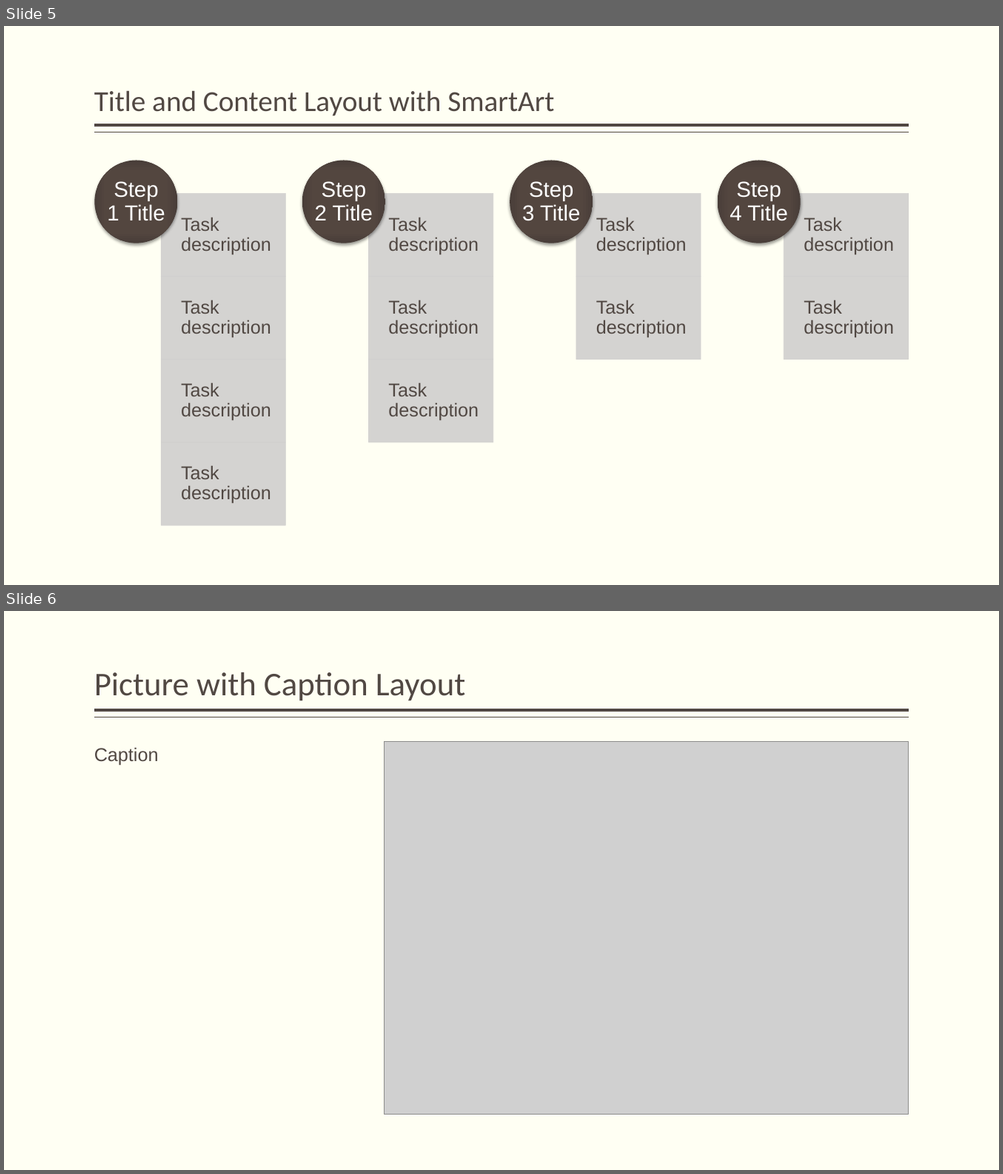
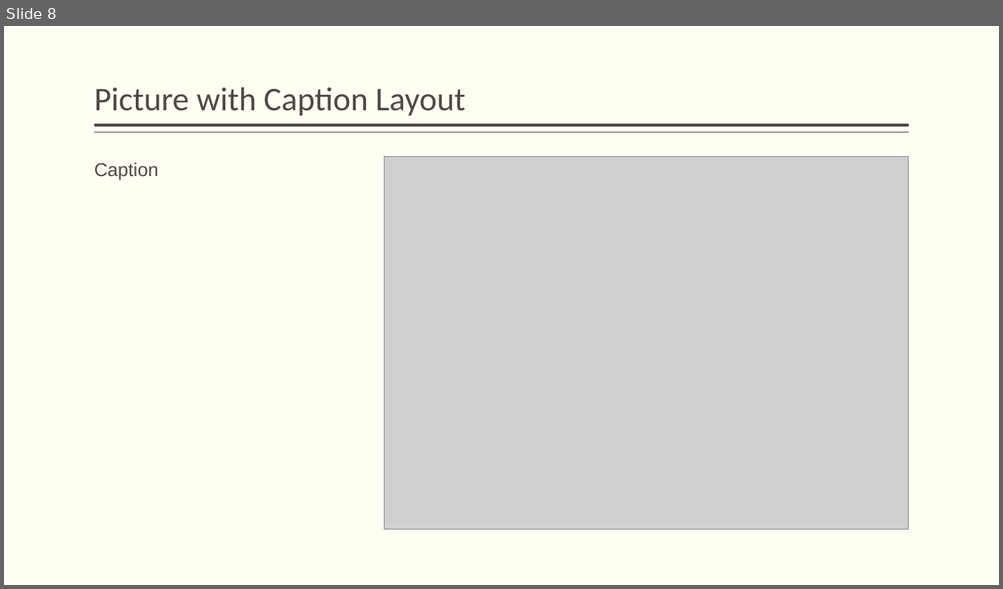
Before and after one commit to JamesEarle/GPP, a slide deck: GPP_Defense.pptx. Shown one above the other, each under a label of ours: slides 5 and 6 before the commit, slide 8 after it. The pictures are 1003x1174 and 1003x589 pixels, drawn with LibreOffice and Linux fonts; fonts in the diff are those of the drawing; grey boxes stand for pictures. Boxes give left, top, right and bottom in pixels: in the first picture for what was removed or moved away, otherwise in the second. Text is boxed around its words. In the diff, an @@ line names an element or a change of style, - is before the commit and + after.

```diff
--- a/GPP_Defense.pptx
+++ b/GPP_Defense.pptx
@@ slide 5 removed at box(4, 26, 999, 585), background #FFFFF3; not listed: 2 template elements that a slide beside it also shows @@
@@ title removed at box(94, 90, 554, 116) @@
-Title and Content Layout with SmartArt
@@ group removed at box(94, 160, 908, 526): 15 texts, 11 rectangles, 4 ellipses @@
-Task description
-Task description
-Task description
-Task description
-Step 1 Title
-Task description
-Task description
-Task description
-Step 2 Title
-Task description
-Task description
-Step 3 Title
-Task description
-Task description
-Step 4 Title
@@ what was slide 6 is now slide 8 @@
```
Also in this commit, not shown: 1 slide changed, 6 slides added, 3 other slides removed, 1 other file.
